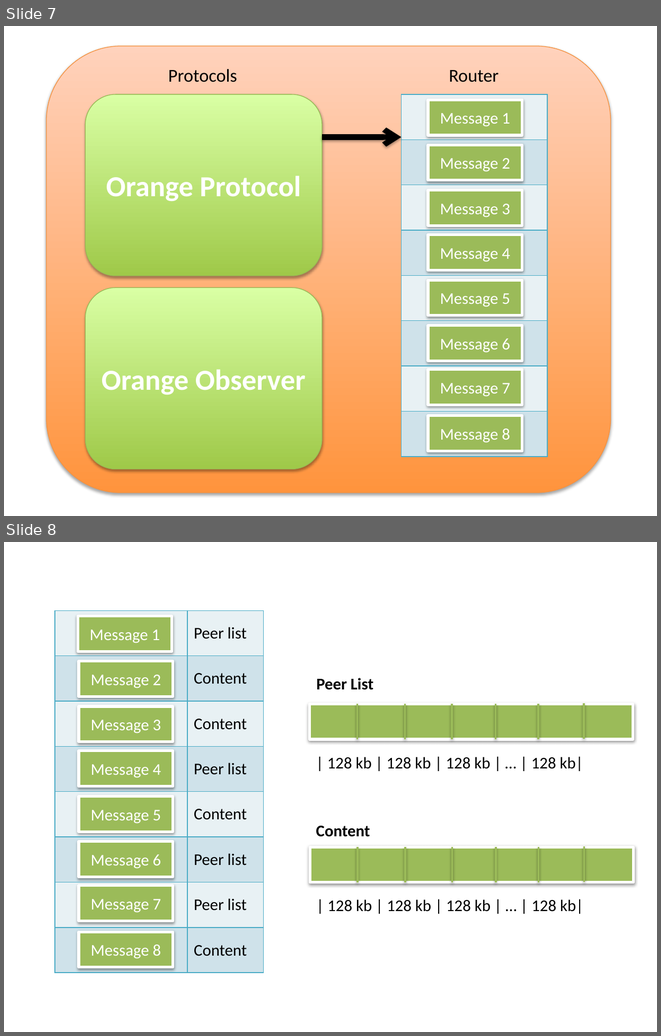
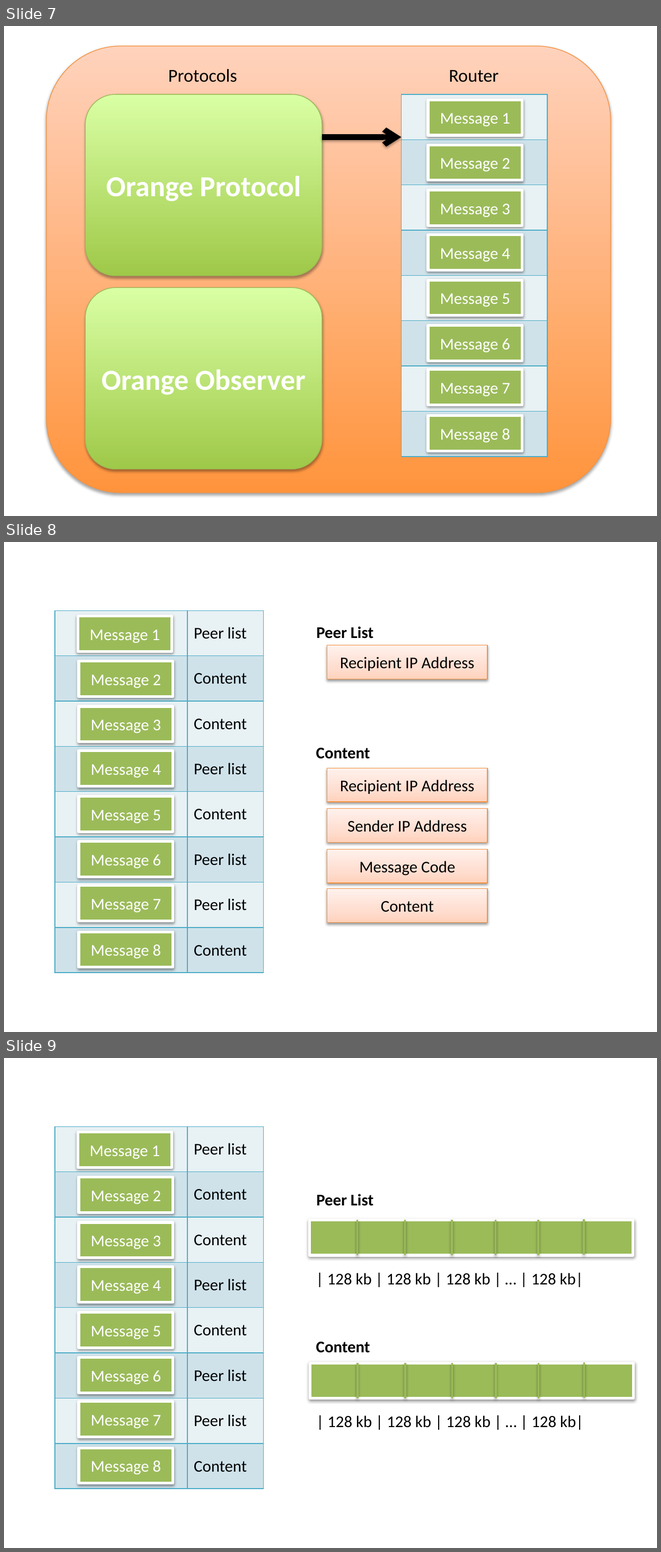
Before and after one commit to janeriongcol/ndsg-chupacabra, a slide deck: Presentations/Next Steps.pptx. Shown one above the other, each under a label of ours: slides 7 and 8 before the commit, slides 7, 8 and 9 after it. The pictures are 661x1036 and 661x1552 pixels, drawn with LibreOffice and Linux fonts; fonts in the diff are those of the drawing. Boxes give left, top, right and bottom in pixels: in the first picture for what was removed or moved away, otherwise in the second. Text is boxed around its words. In the diff, an @@ line names an element or a change of style, - is before the commit and + after.

Commit message:
Transport (Trad and Orange)
plus presentation

```diff
--- a/Presentations/Next Steps.pptx
+++ b/Presentations/Next Steps.pptx
@@ slide 8 added at <box>4,542,657,1032</box>, background #FFFFFF @@
@@ table added at <box>55,610,264,972</box>, 8 rows, 2 columns @@
+ | Peer list
+ | Content
+ | Content
+ | Peer list
+ | Content
+ | Peer list
+ | Peer list
+ | Content
@@ rectangle added at <box>78,616,172,651</box>, fill #9BBB59, outline #FFFFFF 3 pt, 18 pt, text #FFFFFF @@
+Message 1
@@ text added at <box>316,626,373,638</box>, 18 pt, text #000000, bold @@
+Peer List
@@ rectangle added at <box>327,645,487,679</box>, fill gradient #FFD2BD to #FFDED0 to #FFF2ED, outline #F69240 0.75 pt, 18 pt, text #000000 @@
+Recipient IP Address
@@ rectangle added at <box>78,661,173,696</box>, fill #9BBB59, outline #FFFFFF 3 pt, 18 pt, text #FFFFFF @@
+Message 2
@@ rectangle added at <box>78,706,173,742</box>, fill #9BBB59, outline #FFFFFF 3 pt, 18 pt, text #FFFFFF @@
+Message 3
@@ text added at <box>316,747,370,759</box>, 18 pt, text #000000, bold @@
+Content
@@ rectangle added at <box>78,751,173,786</box>, fill #9BBB59, outline #FFFFFF 3 pt, 18 pt, text #FFFFFF @@
+Message 4
@@ rectangle added at <box>327,768,487,802</box>, fill gradient #FFD2BD to #FFDED0 to #FFF2ED, outline #F69240 0.75 pt, 18 pt, text #000000 @@
+Recipient IP Address
@@ rectangle added at <box>78,796,173,831</box>, fill #9BBB59, outline #FFFFFF 3 pt, 18 pt, text #FFFFFF @@
+Message 5
@@ rectangle added at <box>327,809,487,843</box>, fill gradient #FFD2BD to #FFDED0 to #FFF2ED, outline #F69240 0.75 pt, 18 pt, text #000000 @@
+Sender IP Address
@@ rectangle added at <box>78,841,173,876</box>, fill #9BBB59, outline #FFFFFF 3 pt, 18 pt, text #FFFFFF @@
+Message 6
@@ rectangle added at <box>327,849,487,883</box>, fill gradient #FFD2BD to #FFDED0 to #FFF2ED, outline #F69240 0.75 pt, 18 pt, text #000000 @@
+Message Code
@@ rectangle added at <box>78,885,173,921</box>, fill #9BBB59, outline #FFFFFF 3 pt, 18 pt, text #FFFFFF @@
+Message 7
@@ rectangle added at <box>327,889,487,923</box>, fill gradient #FFD2BD to #FFDED0 to #FFF2ED, outline #F69240 0.75 pt, 18 pt, text #000000 @@
+Content
@@ rectangle added at <box>78,932,173,967</box>, fill #9BBB59, outline #FFFFFF 3 pt, 18 pt, text #FFFFFF @@
+Message 8
@@ what was slide 8 is now slide 9 @@
```
Also in this commit, not shown: 2 other files.
